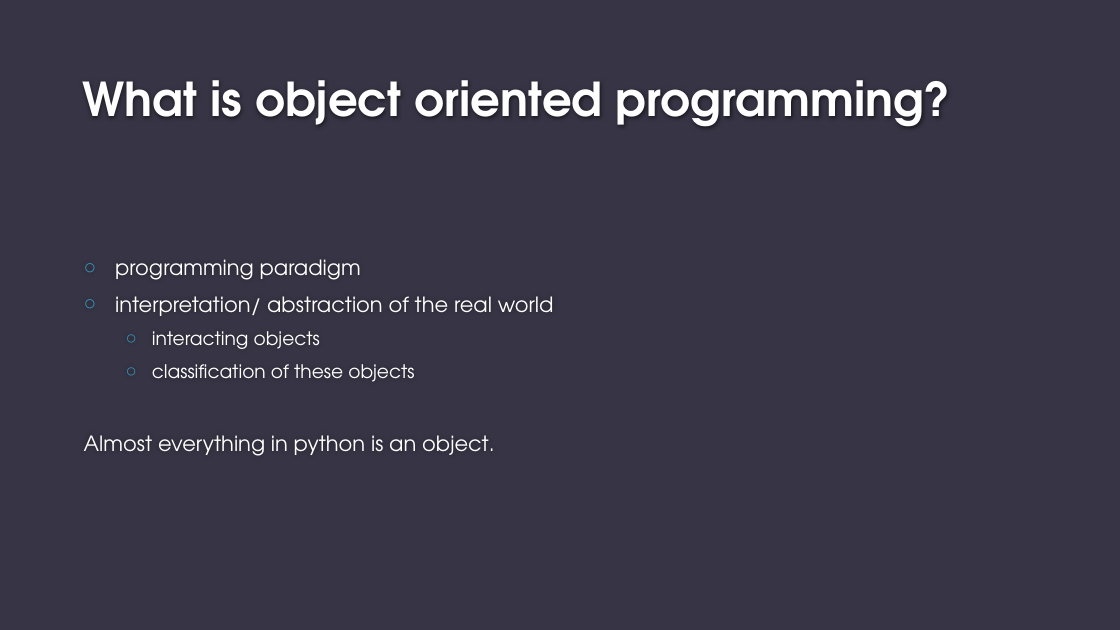
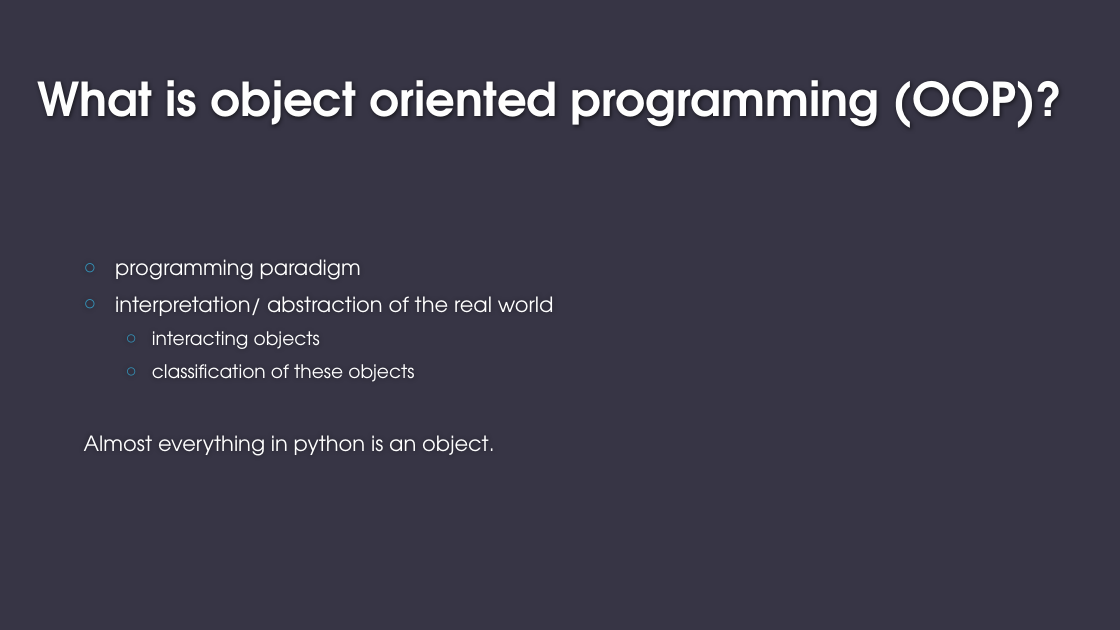
Before and after one commit to eliaruehle/py_course, a slide deck: slide 4 of presentations/LESSON_4.pptx. Drawn at 1120x630 pixels with LibreOffice and Linux fonts; fonts in the diff are those of the drawing; background and template pictures are left out. Boxes give left, top, right and bottom in pixels: in the first picture for what was removed or moved away, otherwise in the second. Text is boxed around its words. In the diff, an @@ line names an element or a change of style, - is before the commit and + after.

```diff
--- a/presentations/LESSON_4.pptx
+++ b/presentations/LESSON_4.pptx
@@ title at (x1=38, y1=80, x2=1062, y2=128): text changed @@
-What is object oriented programming?
+What is object oriented programming (OOP)?
```
Also in this commit, not shown: 8 other slides changed.
